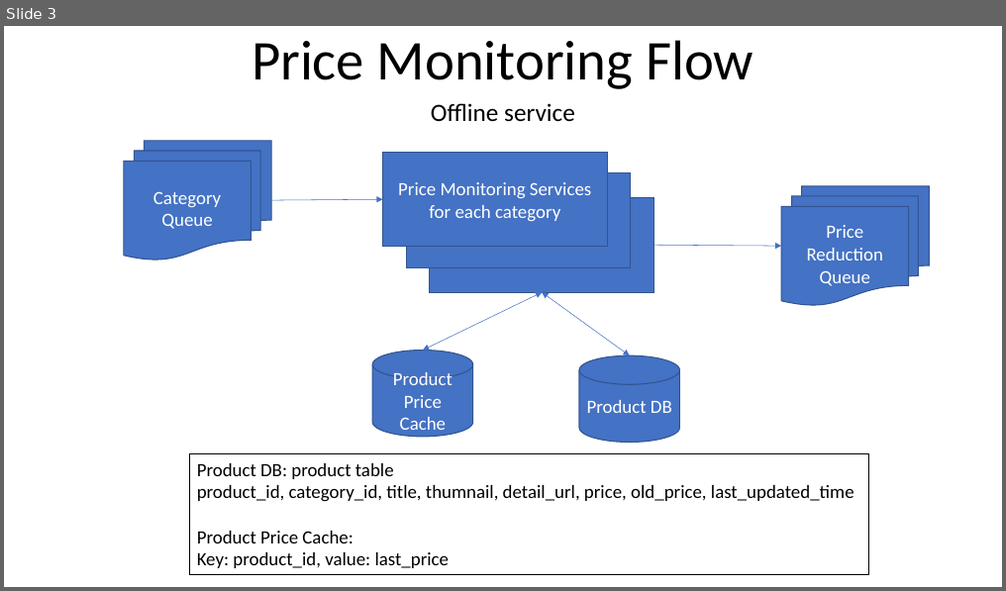
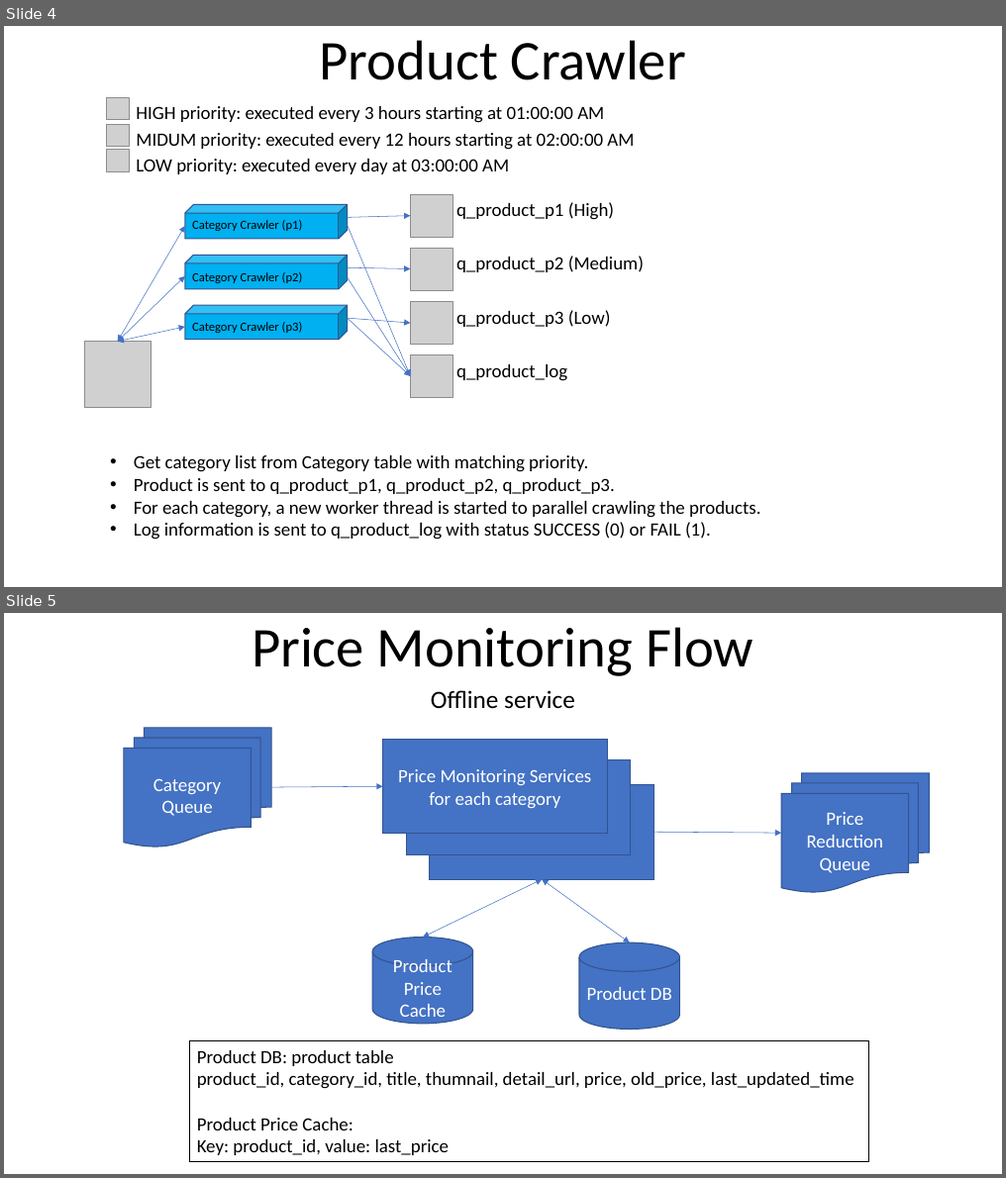
Before and after one commit to youhusky/price-monitoring-system, a slide deck: PriceMonitoringDesign.pptx. Shown one above the other, each under a label of ours: slide 3 before the commit, slides 4 and 5 after it. The pictures are 1006x591 and 1006x1178 pixels, drawn with LibreOffice and Linux fonts; fonts in the diff are those of the drawing; grey boxes stand for pictures. Boxes give left, top, right and bottom in pixels: in the first picture for what was removed or moved away, otherwise in the second. Text is boxed around its words. In the diff, an @@ line names an element or a change of style, - is before the commit and + after.

```diff
--- a/PriceMonitoringDesign.pptx
+++ b/PriceMonitoringDesign.pptx
@@ slide 4 added at <box>4,26,1002,587</box>, background #FFFFFF @@
@@ title added at <box>320,40,686,80</box>, 54 pt, text #000000 @@
+Product Crawler
@@ picture added at <box>107,98,129,120</box> @@
@@ text added at <box>136,106,604,123</box>, 18 pt, text #000000 @@
+HIGH priority: executed every 3 hours starting at 01:00:00 AM
@@ picture added at <box>107,124,129,147</box> @@
@@ text added at <box>136,133,634,150</box>, 18 pt, text #000000 @@
+MIDUM priority: executed every 12 hours starting at 02:00:00 AM
@@ picture added at <box>107,150,129,172</box> @@
@@ text added at <box>136,159,509,174</box>, 18 pt, text #000000 @@
+LOW priority: executed every day at 03:00:00 AM
@@ picture added at <box>411,194,453,237</box> @@
@@ text added at <box>456,202,614,220</box>, 18 pt, text #000000 @@
+q_product_p1 (High)
@@ double arrow added from (185, 226) to (118, 341), #4472C4 0.5 pt @@
@@ cube added at <box>185,205,348,240</box>, fill #00B0F0, outline #325491 1 pt @@
@@ text added at <box>192,220,303,231</box>, 12 pt, text #000000 @@
+Category Crawler (p1)
@@ arrow added from (347, 218) to (411, 216), #4472C4 0.5 pt @@
@@ arrow added from (347, 225) to (411, 376), #4472C4 0.5 pt @@
@@ cube added at <box>185,255,348,289</box>, fill #00B0F0, outline #325491 1 pt @@
@@ picture added at <box>411,248,453,290</box> @@
@@ text added at <box>456,256,644,273</box>, 18 pt, text #000000 @@
+q_product_p2 (Medium)
@@ double arrow added from (185, 276) to (118, 341), #4472C4 0.5 pt @@
@@ text added at <box>192,273,303,283</box>, 12 pt, text #000000 @@
+Category Crawler (p2)
@@ arrow added from (347, 268) to (411, 270), #4472C4 0.5 pt @@
@@ arrow added from (347, 277) to (411, 376), #4472C4 0.5 pt @@
@@ cube added at <box>185,305,348,340</box>, fill #00B0F0, outline #325491 1 pt @@
@@ text added at <box>192,322,303,333</box>, 12 pt, text #000000 @@
+Category Crawler (p3)
@@ arrow added from (347, 318) to (411, 323), #4472C4 0.5 pt @@
@@ arrow added from (347, 318) to (411, 376), #4472C4 0.5 pt @@
@@ picture added at <box>411,302,453,345</box> @@
@@ text added at <box>456,310,611,327</box>, 18 pt, text #000000 @@
+q_product_p3 (Low)
@@ picture added at <box>84,341,151,408</box> @@
@@ double arrow added from (185, 327) to (118, 341), #4472C4 0.5 pt @@
@@ picture added at <box>411,356,453,398</box> @@
@@ text added at <box>456,365,567,381</box>, 18 pt, text #000000 @@
+q_product_log
@@ text added at <box>134,456,760,540</box>, 18 pt, text #000000 @@
+• Get category list from Category table with matching priority.
+• Product is sent to q_product_p1, q_product_p2, q_product_p3.
+• For each category, a new worker thread is started to parallel crawling the products.
+• Log information is sent to q_product_log with status SUCCESS (0) or FAIL (1).
@@ what was slide 3 is now slide 5 @@
```
Also in this commit, not shown: 1 slide changed, 3 other slides added, 2 slides removed, 1 other file.
